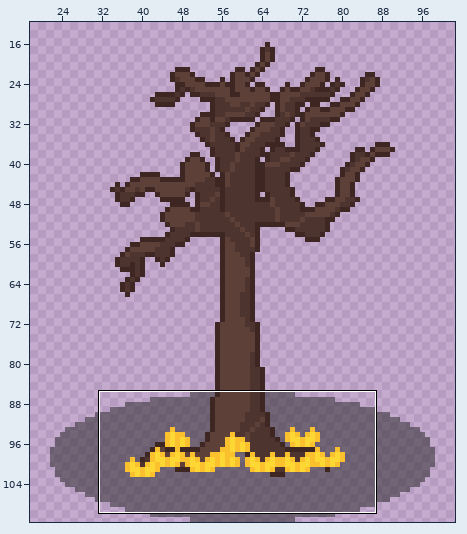
A pixel-art file gets an edit: Assets/Arts/Plant/Tree/Spring/BigTree_04/BigTreeLog_04.aseprite. Above, an overview of the earlier version with the close-up marked.
Close-up. The starting point:
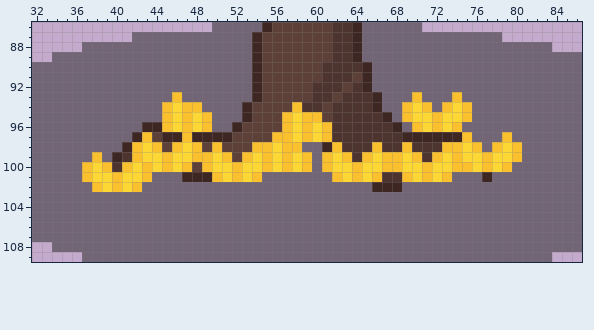
112x112 pixels, 1 frame. Shown: x 32..86, y 86..109. The wide view leaves out empty margins.
The result:
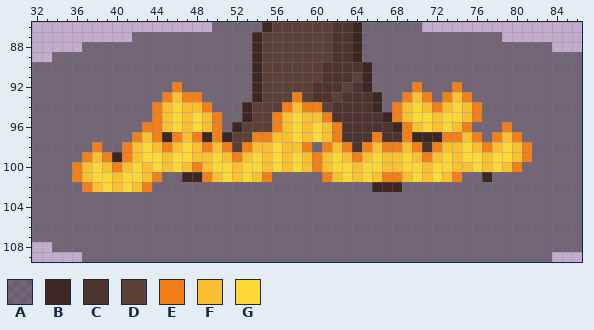
Palette (. is transparent): A #21212180  B #3e2723  C #4e342e  D #5d4037  E #f57f17  F #fbc02d  G #fdd835
Change:
Layer "Grass":
The author changed colour A to colour E in row 92 at x 46, 70 and 74; in row 93 at x 45, 47 to 48, 69, 71, 73 and 75; in row 94 at x 44, 49, 68, 72 and 76; in row 95 at x 44, 50, 68 and 76; in row 96 at x 50, 69, 75 and 79; in row 97 at x 76, 78 and 80.
The author changed colour A to colour E in row 98 at x 38, 59, 77 and 81; in row 99 at x 37, 39, 60 and 81; in row 100 at x 36, 60 and 80; in row 101 at x 36, 44, 55, 61 and 74; in row 102 at x 37 and 43.
The author changed colour B to colour E in row 96 at x 43 to 44; in row 97 at x 42, 46, 48, 50, 69 and 73 to 74; in row 98 at x 41 and 61; in row 101 at x 49.
The author changed colour C to colour E in row 94 at x 59 to 60; in row 96 at x 62; in row 97 at x 62 and 66; in row 98 at x 63, 65, 67 to 68, 70 and 72; in row 99 at x 41, 64 and 71; in row 100 at x 40.
The author changed colour C to colour E in row 101 at x 67 to 68.
The author changed colour D to colour E in row 93 at x 58; in row 94 at x 57; in row 95 at x 56 and 61; in row 96 at x 56; in row 97 at x 44 and 54 to 55; in row 98 at x 45, 49, 51 and 53.
The author changed colour D to colour E in row 99 at x 52; in row 100 at x 48.
